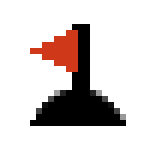
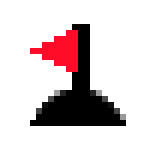
Two versions of the same layered image (150×150). Layer-by-layer changes:
painted on "Layer 1" over [left=30, top=30, right=78, bottom=72]
